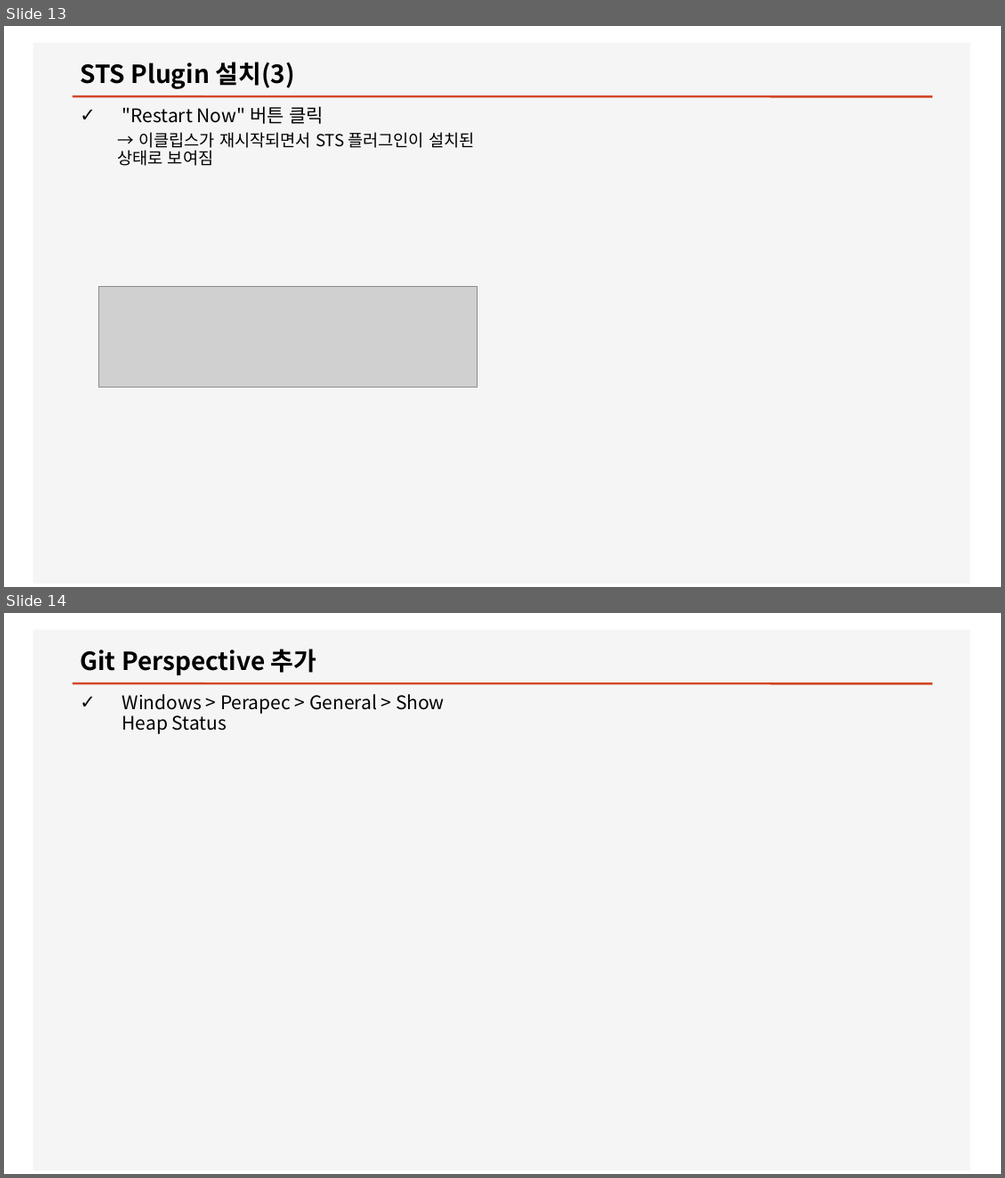
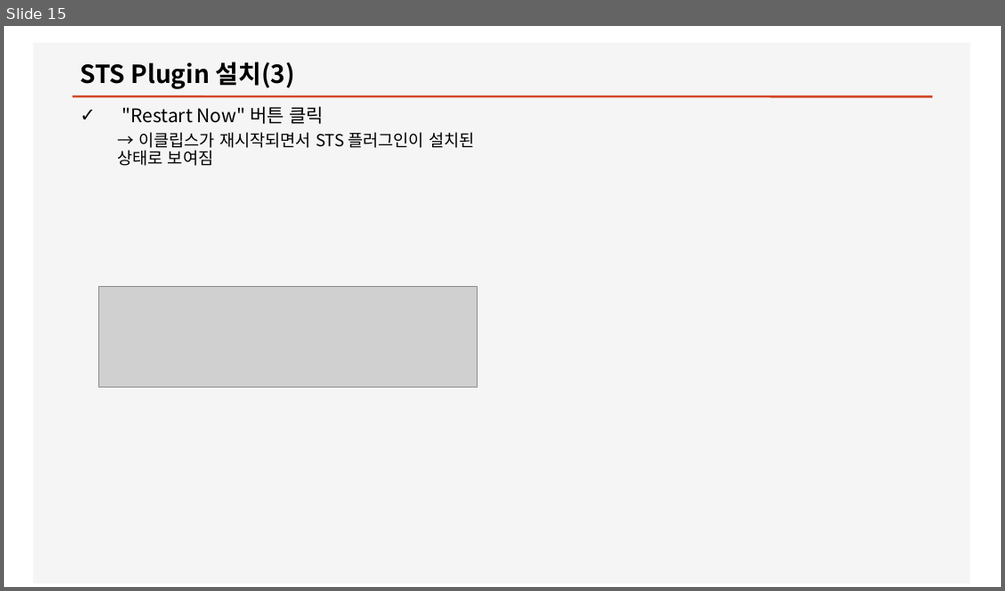
Before and after one commit to ByounggwanLee/CareMoa, a slide deck: Doc/Eclipse설치.pptx. Shown one above the other, each under a label of ours: slides 13 and 14 before the commit, slide 15 after it. The pictures are 1005x1178 and 1005x591 pixels, drawn with LibreOffice and Linux fonts; fonts in the diff are those of the drawing; grey boxes stand for pictures. Boxes give left, top, right and bottom in pixels: in the first picture for what was removed or moved away, otherwise in the second. Text is boxed around its words. In the diff, an @@ line names an element or a change of style, - is before the commit and + after.

```diff
--- a/Doc/Eclipse설치.pptx
+++ b/Doc/Eclipse설치.pptx
@@ slide 14 removed at (4,613,1001,1174), background #FFFFFF; not listed: 2 template elements that a slide beside it also shows @@
@@ title removed at (80,649,317,675) @@
-Git Perspective 추가
@@ text removed at (122,694,445,734) @@
-✓ Windows > Perapec > General > Show Heap Status
@@ what was slide 13 is now slide 15 @@
```
Also in this commit, not shown: 2 slides changed, 2 slides added, 1 other slide removed, 10 other files.
